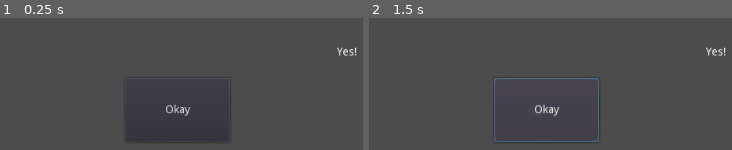
Above: before the commit, frames 1-2 (left to right).
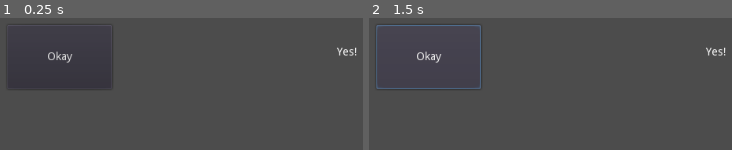
Above: after the commit, the same moments.

Repository: mishkarch/Hello-Godot
Game: Godot game, scene res://Main.tscn
Two runs of this game, one before a commit and one after it. Both use one fixed random seed, a clock stepped at 60 frames per second and the inputs below.
Inputs:
- Up to frame 1 (0.25 s): no input
- Up to frame 2 (1.5 s): click "Okay" at 0.5 s; click "Okay" at 1.25 s

The runs differ from the first frame. In frame 1, 0.8% of the frame differs, in the area x 3-62%, y 25-94%; in frame 2, 1.9%, in the area x 1-64%, y 5-94%.

Commit message:
изменил положение кнопки

Diff:
--- a/Main.tscn
+++ b/Main.tscn
@@ -3,10 +3,10 @@
 [node name="Main" type="Node2D"]
 
 [node name="Button" type="Button" parent="."]
-margin_left = 250.0
-margin_top = 154.0
-margin_right = 384.0
-margin_bottom = 236.0
+margin_left = 99.0
+margin_top = 86.0
+margin_right = 233.0
+margin_bottom = 168.0
 text = "Okay"
 
 [node name="Label" type="Label" parent="."]
